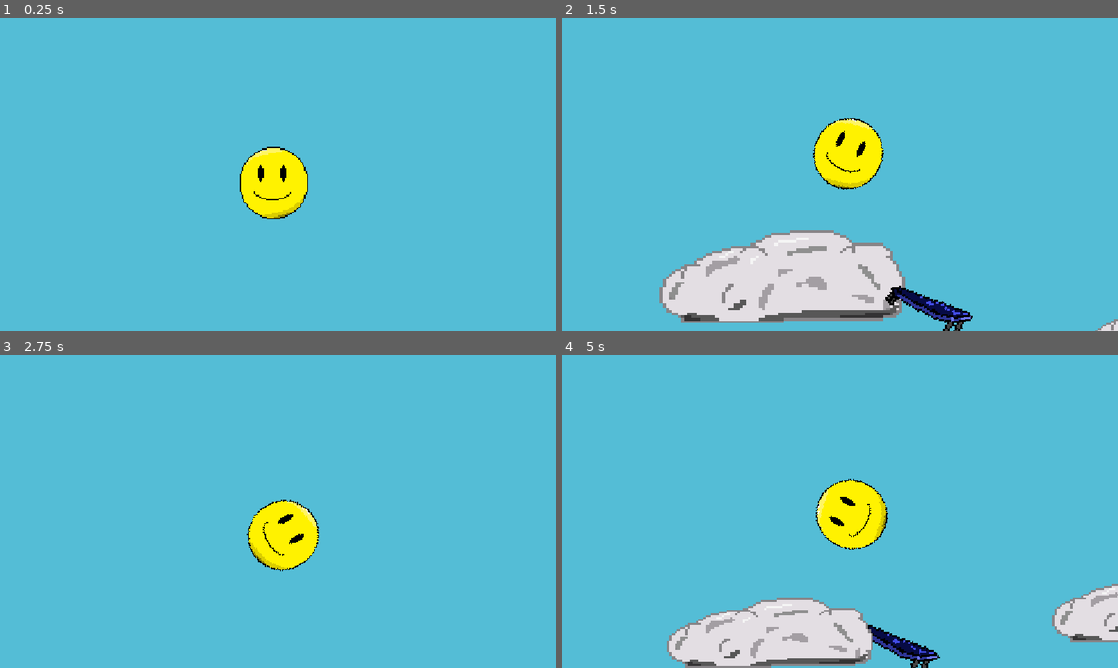
Above: before the commit, frames 1-4 (two rows, left to right).
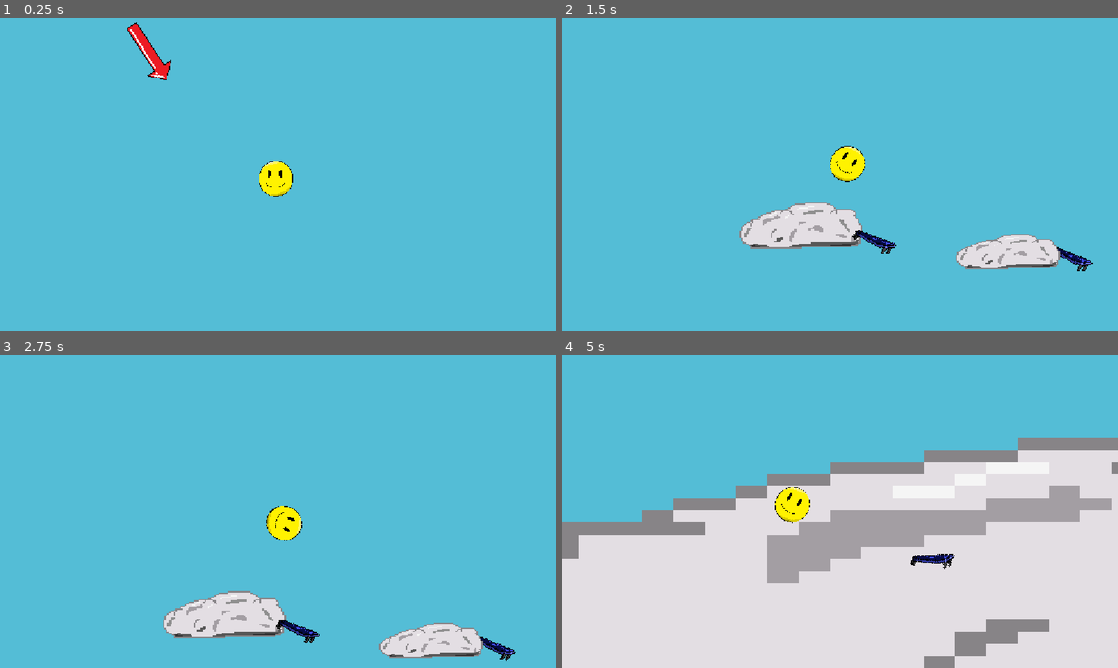
Above: after the commit, the same moments.

Repository: cyan-teal/hole-bounce
Game: Godot game, scene res://scenes/level_3.tscn
Two runs of this game, one before a commit and one after it. Both use one fixed random seed, a clock stepped at 60 frames per second and the inputs below.
Inputs (mouse positions are in pixels of both pictures, inside the frame that each line leads up to):
- Up to frame 1 (0.25 s): no input
- Up to frame 2 (1.5 s): move the mouse to (962, 158) at 0.52 s; hold Right (go_right) 0.53-1.28 s; hold Space (pass) 0.53-1.28 s; move the mouse to (728, 190) at 1.27 s; hold Left (go_left) from 1.28 s (still down); tap Space (pass) at 1.35 s
- Up to frame 3 (2.75 s): move the mouse to (333, 442) at 2.02 s; release Left (go_left) at 2.03 s; hold Right (go_right) from 2.03 s (still down); hold Space (pass) from 2.03 s (still down)
- Up to frame 4 (5 s): move the mouse to (812, 574) at 2.77 s; release Space (pass) at 2.78 s; tap Space (pass) at 2.85, 4.35 s; move the mouse to (1006, 558) at 3.52 s; release Right (go_right) at 3.53 s; hold Space (pass) 3.53-4.28 s; hold Left (go_left) from 3.53 s (still down); move the mouse to (673, 464) at 4.27 s

The runs differ from the first frame. In frame 1, 2.3% of the frame differs, in the area x 22-56%, y 1-65%; in frame 2, 16%; in frame 3, 6.5%; in frame 4, 56%, in the area x 0-100%, y 26-100%.

Commit message:
Fix merge conflict in lvl3

Diff:
--- a/hole-bounce/scenes/level_1.tscn
+++ b/hole-bounce/scenes/level_1.tscn
@@ -22,6 +22,7 @@
 physics_material_override = SubResource("PhysicsMaterial_g2els")
 
 [node name="Camera2D" type="Camera2D" parent="Player" unique_id=1067887717]
+zoom = Vector2(0.5, 0.5)
 position_smoothing_enabled = true
 
 [node name="LaunchPad" parent="." unique_id=2031626973 instance=ExtResource("3_rus8k")]
--- a/hole-bounce/scenes/level_3.tscn
+++ b/hole-bounce/scenes/level_3.tscn
@@ -18,7 +18,8 @@
 position = Vector2(20, -538)
 
 [node name="Camera2D" type="Camera2D" parent="Player" unique_id=1067887717]
-z_index = 1000
+z_index = 100
+zoom = Vector2(0.5, 0.5)
 position_smoothing_enabled = true
 
 [node name="LaunchPad" parent="." unique_id=2031626973 instance=ExtResource("2_1pn4d")]
--- /dev/null
+++ b/hole-bounce/scripts/camera_2d.gd
@@ -0,0 +1,5 @@
+extends Camera2D
+
+
+func _process(delta: float) -> void:
+	self.scale = $"..".linear_velocity.length_squared() / 100
--- a/hole-bounce/scripts/player.gd
+++ b/hole-bounce/scripts/player.gd
@@ -3,7 +3,7 @@
 
 
 
-const SPEED: float = 17_000.0
+const SPEED: float = 27_000.0
 const ROTATIONAL_SPEED: float = 150_000.0
 const BOUNCE_STRENGTH: float = 250.0
 
Not shown, added: hole-bounce/scripts/camera_2d.gd.uid
